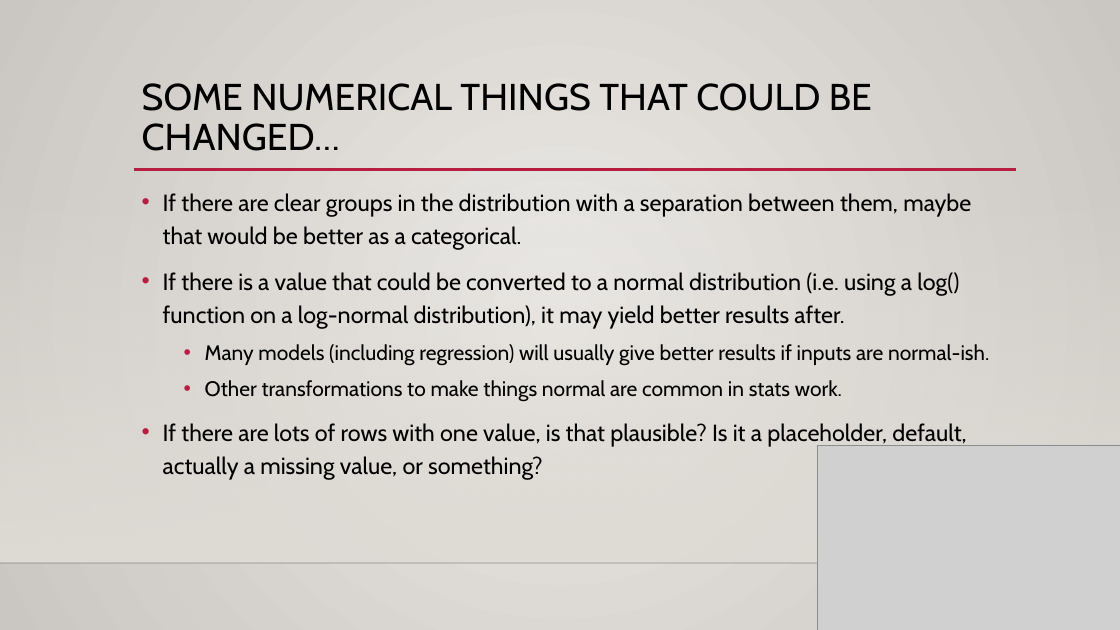
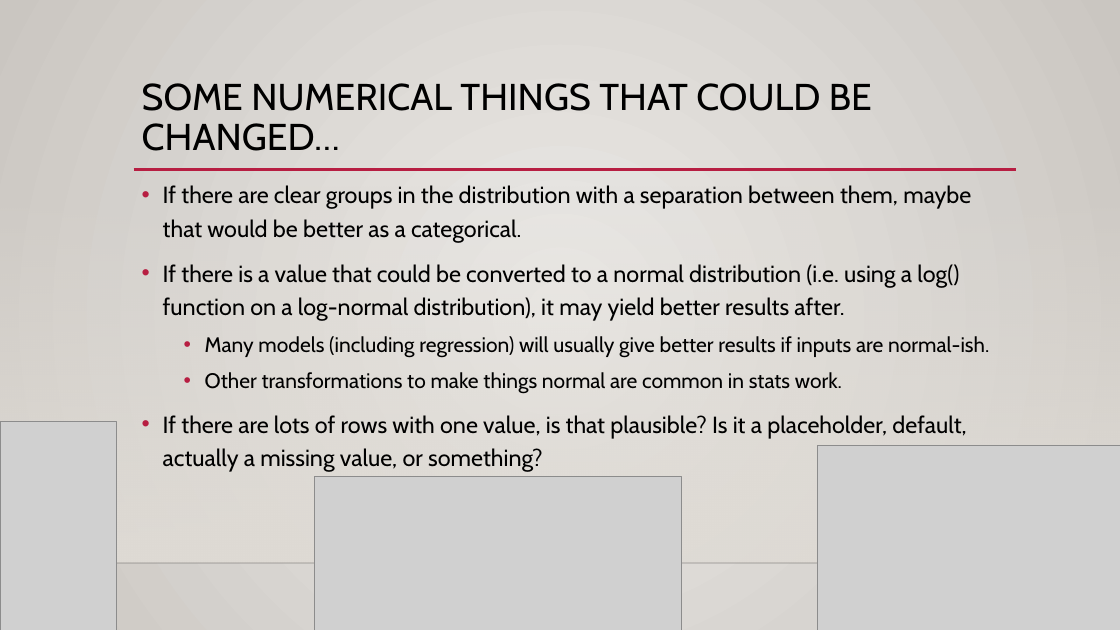
Before and after one commit to AkeemSemper/ML_for_Non_DS_Students, a slide deck: slide 12 of course_resources/slides/Used/018_regression_review_stats.pptx (slide 9 before the commit). Drawn at 1120x630 pixels with LibreOffice and Linux fonts; fonts in the diff are those of the drawing; grey boxes stand for pictures; background and template pictures are left out. Boxes give left, top, right and bottom in pixels: in the first picture for what was removed or moved away, otherwise in the second. Text is boxed around its words. In the diff, an @@ line names an element or a change of style, - is before the commit and + after.

```diff
--- a/course_resources/slides/Used/018_regression_review_stats.pptx
+++ b/course_resources/slides/Used/018_regression_review_stats.pptx
@@ text "If there are clear groups ...": place and size @@
-text "If there are clear groups ..." at [163,193,989,480]
+text "If there are clear groups ..." at [163,185,989,472]
@@ picture added at [0,421,117,630] @@
@@ picture added at [314,477,681,630] @@
```
Also in this commit, not shown: 1 other slide changed, 3 slides added, 2 other files.
